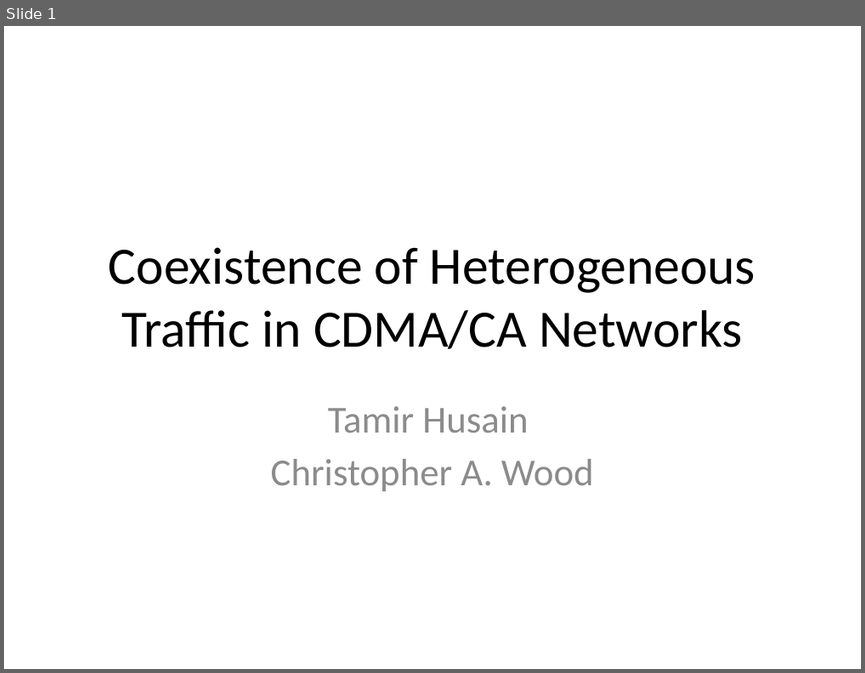
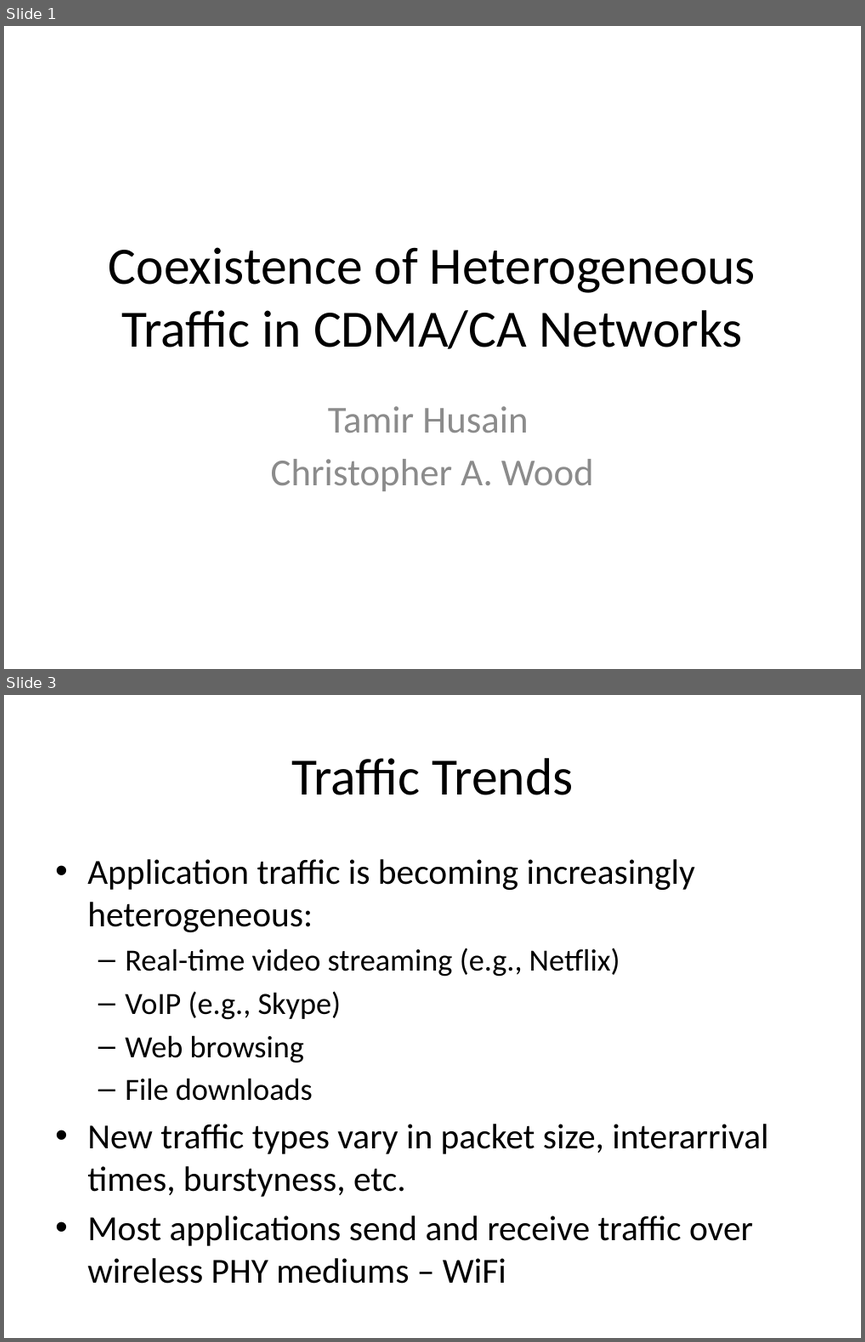
Before and after one commit to tamirh-uci/HeteroTrafficModels, a slide deck: presentation/slides.pptx. Shown one above the other, each under a label of ours: slide 1 before the commit, slides 1 and 3 after it; the slides between them are not shown. The pictures are 865x673 and 865x1342 pixels, drawn with LibreOffice and Linux fonts; fonts in the diff are those of the drawing. Boxes give left, top, right and bottom in pixels: in the first picture for what was removed or moved away, otherwise in the second. Text is boxed around its words. In the diff, an @@ line names an element or a change of style, - is before the commit and + after.

```diff
--- a/presentation/slides.pptx
+++ b/presentation/slides.pptx
@@ slide 3 added at [4,695,861,1338], background #FFFFFF @@
@@ title added at [291,758,573,795], 44 pt, text #000000 @@
+Traffic Trends
@@ text added at [87,859,768,1283], 29.6 pt, text #000000 @@
+• Application traffic is becoming increasingly heterogeneous:
+  – Real-time video streaming (e.g., Netflix)
+  – VoIP (e.g., Skype)
+  – Web browsing
+  – File downloads
+• New traffic types vary in packet size, interarrival times, burstyness, etc.
+• Most applications send and receive traffic over wireless PHY mediums – WiFi
```
Also in this commit, not shown: 4 other slides added.
